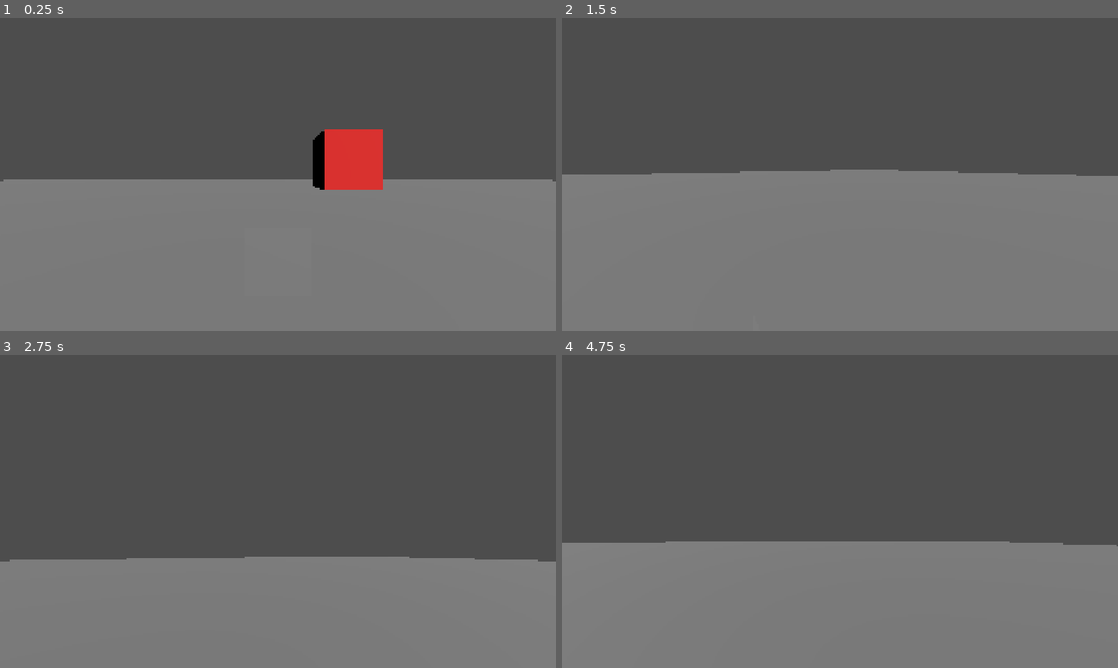
Above: before the commit, frames 1-4 (two rows, left to right).
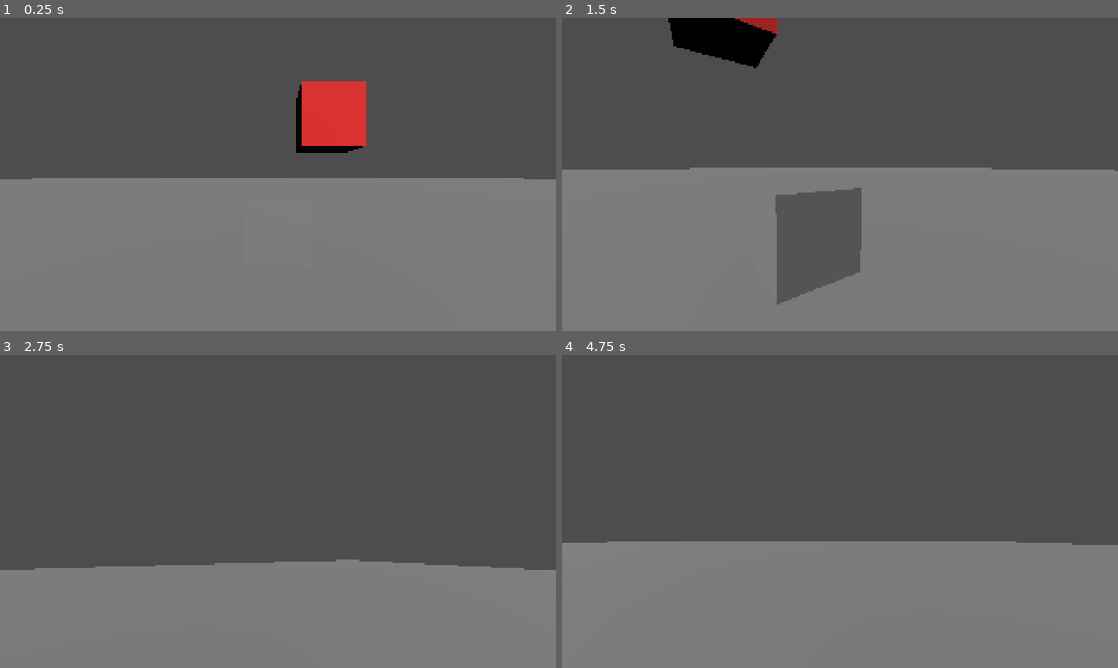
Above: after the commit, the same moments.

Repository: chirp-games/one-bit-14
Game: Godot game, scene res://odins_tests/test1.tscn
The game is run twice, just before and just after one commit, with the same random seed, the same clock (stepped at 60 frames per second) and the same inputs. This scene is started directly instead of the project's main scene.
Inputs (mouse positions are in pixels of both pictures, inside the frame that each line leads up to):
- Up to frame 1 (0.25 s): no input
- Up to frame 2 (1.5 s): move the mouse to (867, 174) at 0.52 s; hold W (forward) from 0.53 s (still down); tap Space (jump) at 0.77 s; move the mouse to (812, 174) at 1.27 s
- Up to frame 3 (2.75 s): keep holding W (forward); tap Space (jump) at 1.52 s; move the mouse to (289, 505) at 2.02 s
- Up to frame 4 (4.75 s): keep holding W (forward); move the mouse to (834, 517) at 2.77 s; tap Space (jump) at 3.02, 3.77, 4.25, 4.52 s; tap Enter at 3.5 s; move the mouse to (878, 514) at 3.52 s; move the mouse to (795, 508) at 4.27 s

The runs differ from the first frame. In frame 1, 4.5% of the frame differs, in the area x 0-100%, y 20-55%; in frame 2, 8.3%, in the area x 0-100%, y 0-92%; in frame 3, 2.2%; in frame 4, less than 0.1%.

Commit message:
Add objects to gravity body group via ui

Diff:
--- a/odins_tests/character_body_3d.gd
+++ b/odins_tests/character_body_3d.gd
@@ -11,8 +11,6 @@
 func _ready() -> void:
 	Input.mouse_mode = Input.MOUSE_MODE_CAPTURED
 
-	add_to_group("gravity_body")
-
 func _input(event: InputEvent) -> void:
 	if event is InputEventMouseMotion:
 		var mouse_event := event as InputEventMouseMotion
@@ -22,7 +20,7 @@
 		camera.rotate_x(
 			mouse_event.relative.y * -LOOK_VELOCITY_Y
 		)
-		camera.rotation.x = clampf(camera.rotation.x, -PI, PI)
+		camera.rotation.x = clampf(camera.rotation.x, -PI/2, PI/2)
 
 func _physics_process(delta: float) -> void:
 	# Add the gravity.
--- a/odins_tests/player.tscn
+++ b/odins_tests/player.tscn
@@ -6,7 +6,7 @@
 
 [sub_resource type="CapsuleShape3D" id="CapsuleShape3D_gm6uc"]
 
-[node name="CharacterBody3D" type="CharacterBody3D" unique_id=516948197]
+[node name="CharacterBody3D" type="CharacterBody3D" unique_id=516948197 groups=["gravity_body"]]
 script = ExtResource("1_pgy84")
 
 [node name="MeshInstance3D" type="MeshInstance3D" parent="." unique_id=2131766153]
--- a/odins_tests/test1.tscn
+++ b/odins_tests/test1.tscn
@@ -25,7 +25,7 @@
 transform = Transform3D(1, 0, 0, 0, 1, 0, 0, 0, 1, 0, 0.8332479, -3.491116)
 mesh = SubResource("BoxMesh_gm6uc")
 
-[node name="CharacterBody3D" parent="." unique_id=516948197 instance=ExtResource("1_nivlf")]
+[node name="CharacterBody3D" parent="." unique_id=516948197 groups=["gravity_body"] instance=ExtResource("1_nivlf")]
 transform = Transform3D(1, 0, 0, 0, 1, 0, 0, 0, 1, 0, 1.3099248, 0)
 
 [node name="DirectionalLight3D" type="DirectionalLight3D" parent="." unique_id=1728845211]
@@ -33,7 +33,7 @@
 
 [node name="BlackHole" parent="." unique_id=1549274347 instance=ExtResource("2_wbep5")]
 transform = Transform3D(1, 0, 0, 0, 1, 0, 0, 0, 1, 0, 3.411955, -3.115499)
-gravity = 424
+gravity = 50
 
-[node name="Box" parent="." unique_id=1246468868 instance=ExtResource("3_3435s")]
+[node name="Box" parent="." unique_id=1246468868 groups=["gravity_body"] instance=ExtResource("3_3435s")]
 transform = Transform3D(1, 0, 0, 0, 1, 0, 0, 0, 1, 1.2697603, 2.6422133, -3.9167328)
--- a/project.godot
+++ b/project.godot
@@ -36,6 +36,7 @@
 [global_group]
 
 statistic=""
+gravity_body=""
 
 [gui]
 
